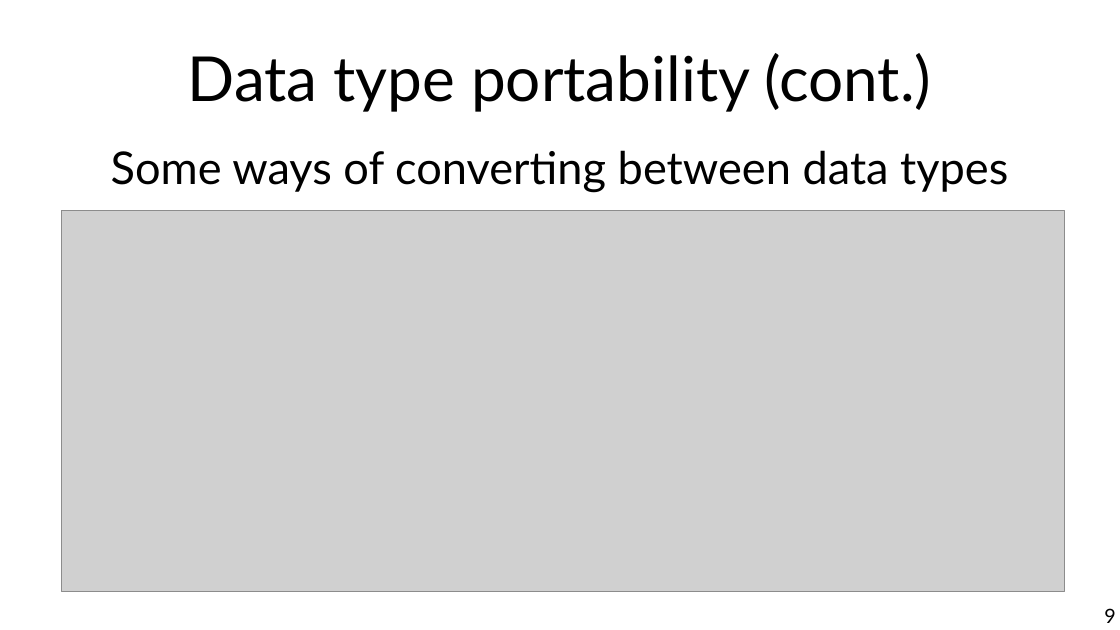
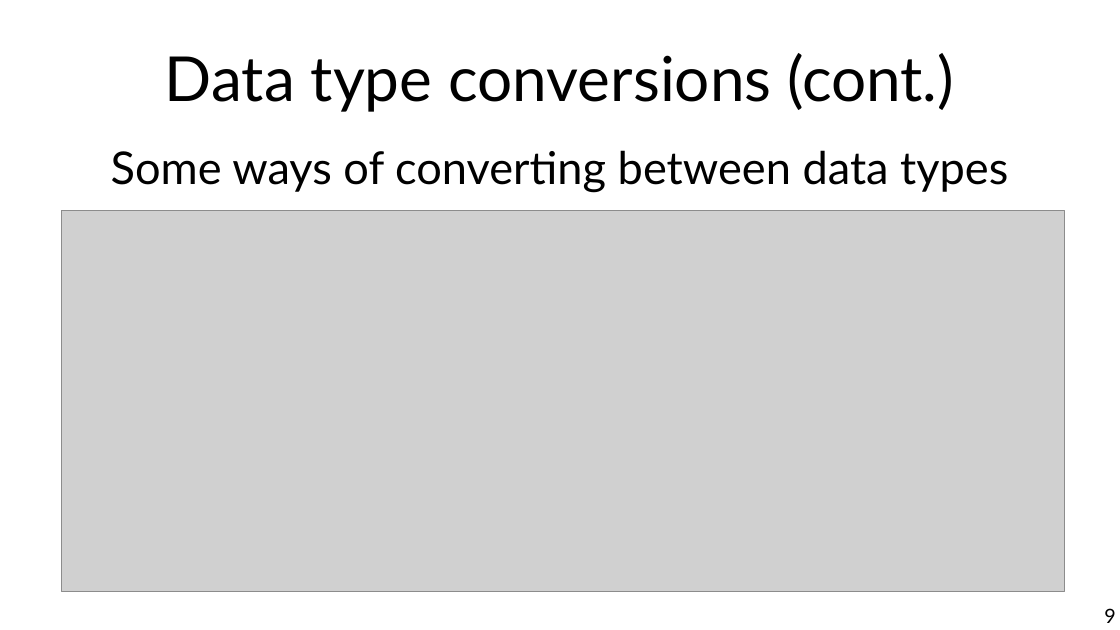
Before and after one commit to marco-calautti/data-mining-course, a slide deck: slide 9 of theory/tt02_data_preparation.odp. Drawn at 1120x630 pixels with LibreOffice and Linux fonts; fonts in the diff are those of the drawing; grey boxes stand for pictures. Boxes give left, top, right and bottom in pixels: in the first picture for what was removed or moved away, otherwise in the second. Text is boxed around its words. In the diff, an @@ line names an element or a change of style, - is before the commit and + after.

```diff
--- a/theory/tt02_data_preparation.odp
+++ b/theory/tt02_data_preparation.odp
@@ title at [165, 53, 955, 112]: text changed @@
-Data type portability (cont.)
+Data type conversions (cont.)
```
Also in this commit, not shown: 2 other slides changed.
